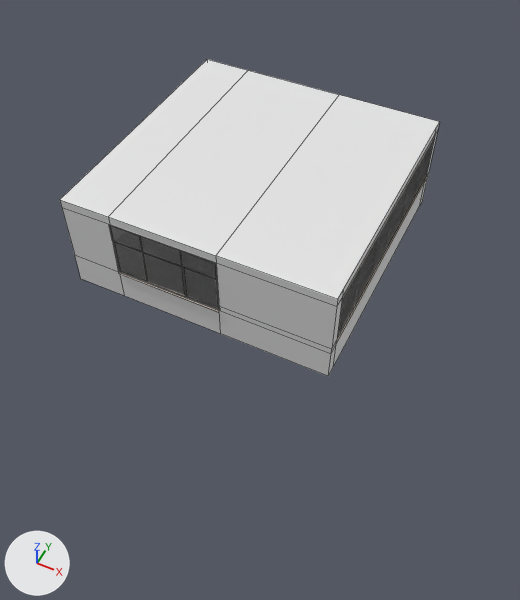
The Blender file blend/Room_Basic_2_WoodFloor_3.blend: old version first, new version second.
Rendered twice from a 50 mm camera at (19.7, -37.0, 41.5) aimed at (3.0, -3.5, -0.4). The lights are fixed; the arrows at lower left show +X, +Y and +Z. Mesh edges are drawn as thin lines on the coarser meshes.

The first picture shows 'Cube', 'Cube.002', 'Window.001', 'Window.002'.
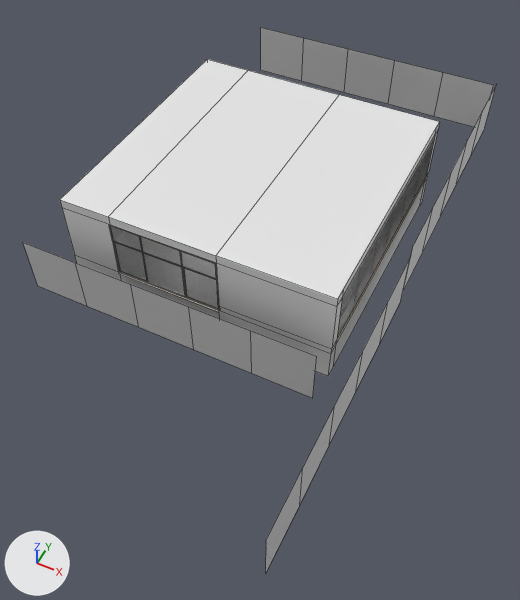
The newer file is also rescaled (x0.597), turned or shifted as a whole; pictures and numbers use the older file's frame.

Changed parts and their boxes [x1, y1, x2, y2] in the pictures (520 x 600 px):
'Plane.002', added
    after: [23, 243, 317, 398]
'Plane', added
    after: [261, 28, 494, 127]
'Plane.003', added
    after: [266, 259, 410, 572]
'Plane.001', added
    after: [404, 86, 496, 288]

The change, as a list of edits to the scene's bpy script:
```text
Add mat_material:
    mat_material = bpy.data.materials.new('Material')
    # nodes: BsdfAnisotropic, BsdfDiffuse, MixShader, OutputMaterial
Add me_plane:
    me_plane.from_pydata(...)  # 20 vertices, 5 faces; spans x -6.26..7.62, y 7.96, z 0.92..3.7
    me_plane.materials.append(mat_material)  # its picture is missing
Add me_plane_001:
    me_plane_001.from_pydata(...)  # 20 vertices, 5 faces; spans x 7.72, y -5.73..8.15, z 0.92..3.7
    me_plane_001.materials.append(mat_material)  # its picture is missing
Add me_plane_002:
    me_plane_002.from_pydata(...)  # 20 vertices, 5 faces; spans x -7.6..6.27, y -12.44, z 0.28..3.06
    me_plane_002.materials.append(mat_material)  # its picture is missing
Add me_plane_003:
    me_plane_003.from_pydata(...)  # 20 vertices, 5 faces; spans x 7.72, y -19.67..-5.8, z 0.28..3.06
    me_plane_003.materials.append(mat_material)  # its picture is missing
Add ob_plane:
    ob_plane = bpy.data.objects.new('Plane', me_plane)
    ob_plane.location = (0.0, 10.22, 0.0)
    ob_plane.scale = (1.68, 1.68, 1.68)
Add ob_plane_001:
    ob_plane_001 = bpy.data.objects.new('Plane.001', me_plane_001)
    ob_plane_001.location = (0.0, 10.22, 0.0)
    ob_plane_001.scale = (1.68, 1.68, 1.68)
Add ob_plane_002:
    ob_plane_002 = bpy.data.objects.new('Plane.002', me_plane_002)
    ob_plane_002.location = (0.0, 10.22, 0.0)
    ob_plane_002.scale = (1.68, 1.68, 1.68)
Add ob_plane_003:
    ob_plane_003 = bpy.data.objects.new('Plane.003', me_plane_003)
    ob_plane_003.location = (0.0, 10.22, 0.0)
    ob_plane_003.scale = (1.68, 1.68, 1.68)
```
